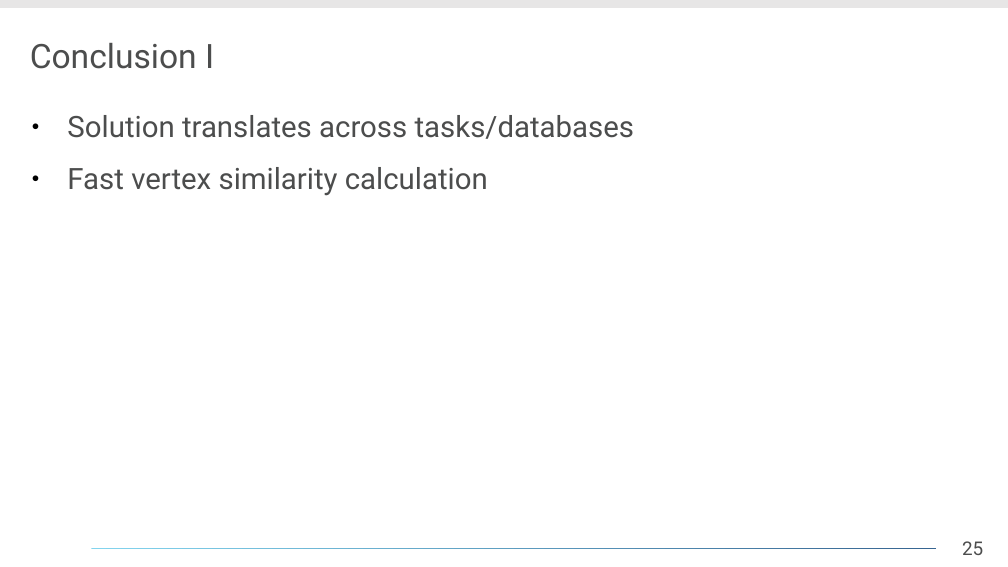
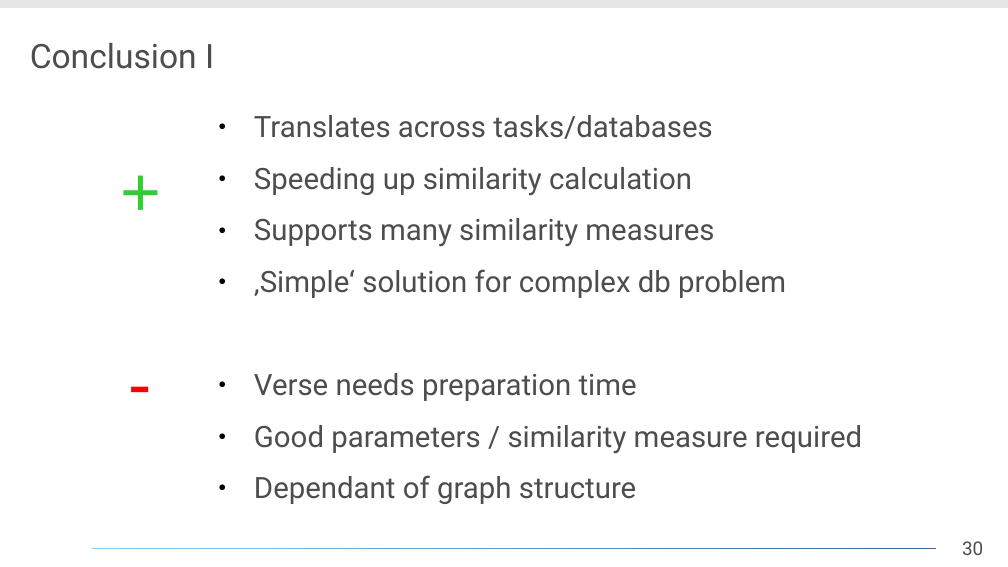
Before and after one commit to daelmo/DB2GraphGenerator, a slide deck: slide 30 of presentation/Analyse_eines_Forschungsthemas.odp (slide 25 before the commit). Drawn at 1008x567 pixels with LibreOffice and Linux fonts; fonts in the diff are those of the drawing; background and template pictures are left out. Boxes give left, top, right and bottom in pixels: in the first picture for what was removed or moved away, otherwise in the second. Text is boxed around its words. In the diff, an @@ line names an element or a change of style, - is before the commit and + after.

Commit message:
presentation finished

```diff
--- a/presentation/Analyse_eines_Forschungsthemas.odp
+++ b/presentation/Analyse_eines_Forschungsthemas.odp
@@ text at box(254, 115, 862, 504): text changed @@
-● Solution translates across tasks/databases
-● Fast vertex similarity calculation
+● Translates across tasks/databases
+● Speeding up similarity calculation
+● Supports many similarity measures
+● ‚Simple‘ solution for complex db problem
+● Verse needs preparation time
+● Good parameters / similarity measure required
+● Dependant of graph structure
@@ text added at box(111, 142, 222, 230), 50 pt, text #32CD32 @@
++
@@ text added at box(119, 334, 230, 421), 50 pt, text #FF0000 @@
+-
@@ page number at box(962, 541, 983, 555): text changed @@
-25
+30
```
Also in this commit, not shown: 8 other slides changed, 12 slides added, 8 slides removed, 1 other file.
